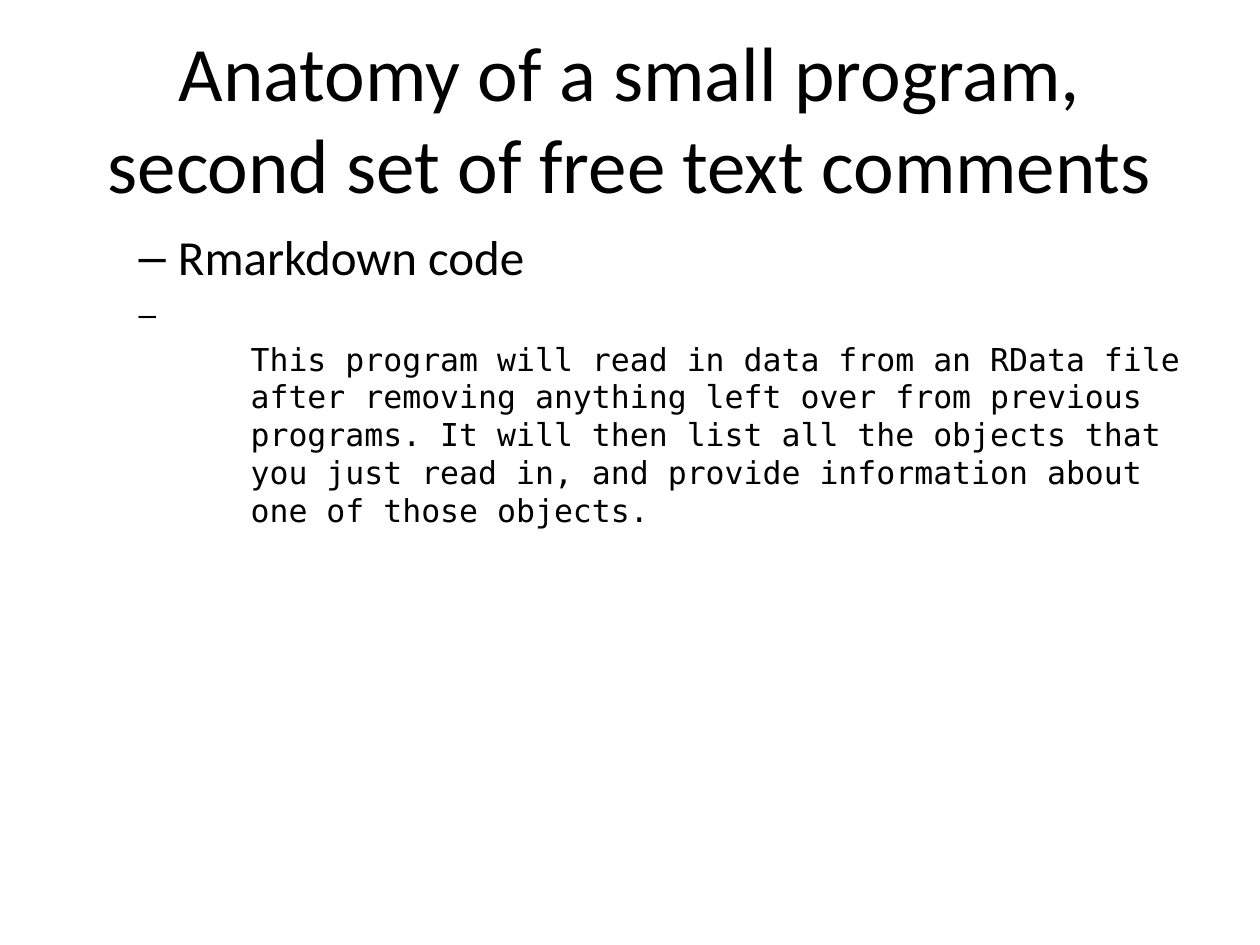
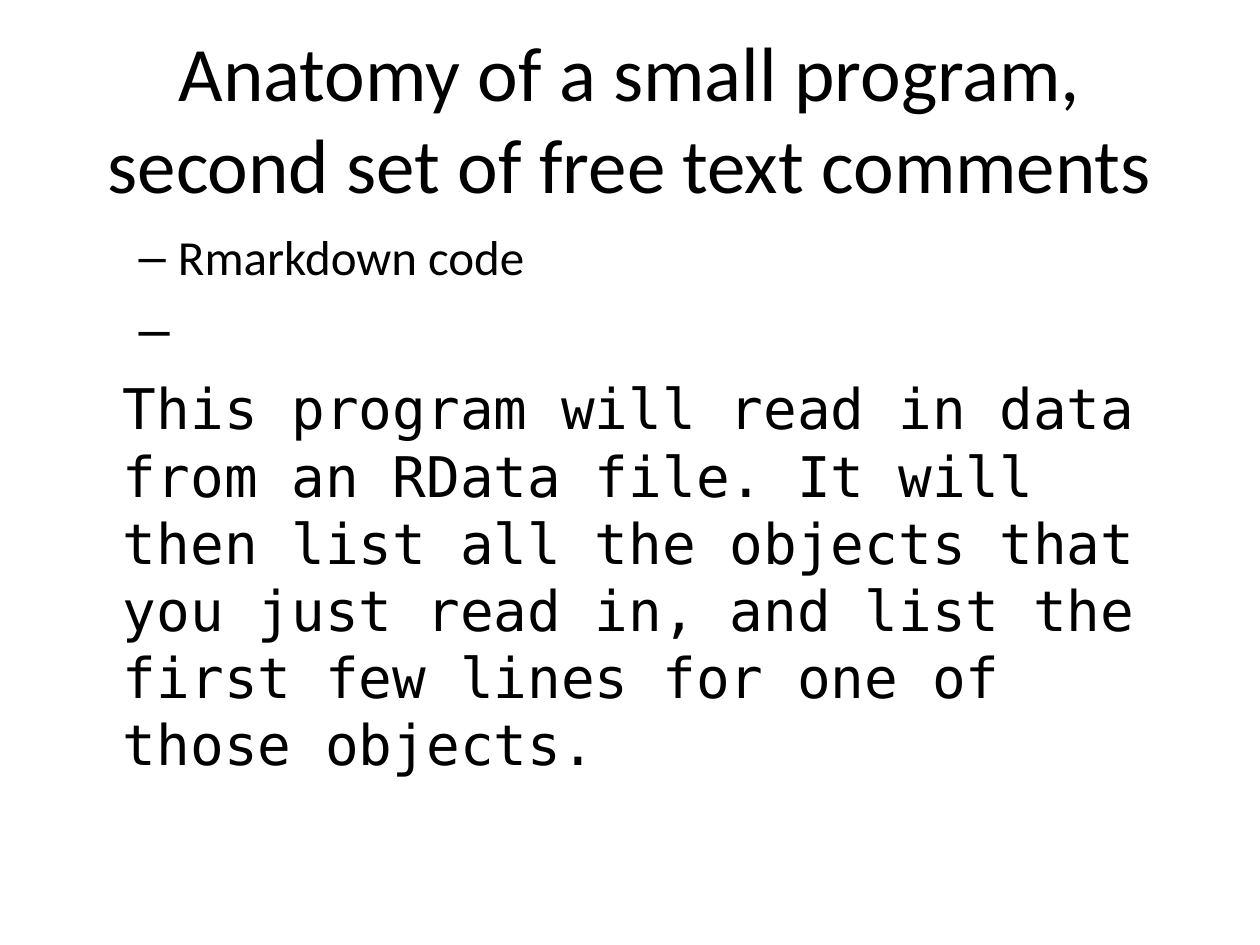
Before and after one commit to pmean/classes, a slide deck: slide 14 of introduction-to-r/results/v01-slides-and-speaker-notes.pptx (slide 12 before the commit). Drawn at 1260x945 pixels with LibreOffice and Linux fonts; fonts in the diff are those of the drawing. Boxes give left, top, right and bottom in pixels: in the first picture for what was removed or moved away, otherwise in the second. Text is boxed around its words. In the diff, an @@ line names an element or a change of style, - is before the commit and + after.

```diff
--- a/introduction-to-r/results/v01-slides-and-speaker-notes.pptx
+++ b/introduction-to-r/results/v01-slides-and-speaker-notes.pptx
@@ text at [123,386,1134,777]: text changed; size 18 to 32 pt @@
-This program will read in data from an RData file after removing anything left over from previous programs. It will then list all the objects that you just read in, and provide information about one of those objects.
+This program will read in data from an RData file. It will then list all the objects that you just read in, and list the first few lines for one of those objects.
```
Also in this commit, not shown: 12 other slides changed, 7 slides added, 4 other files.
